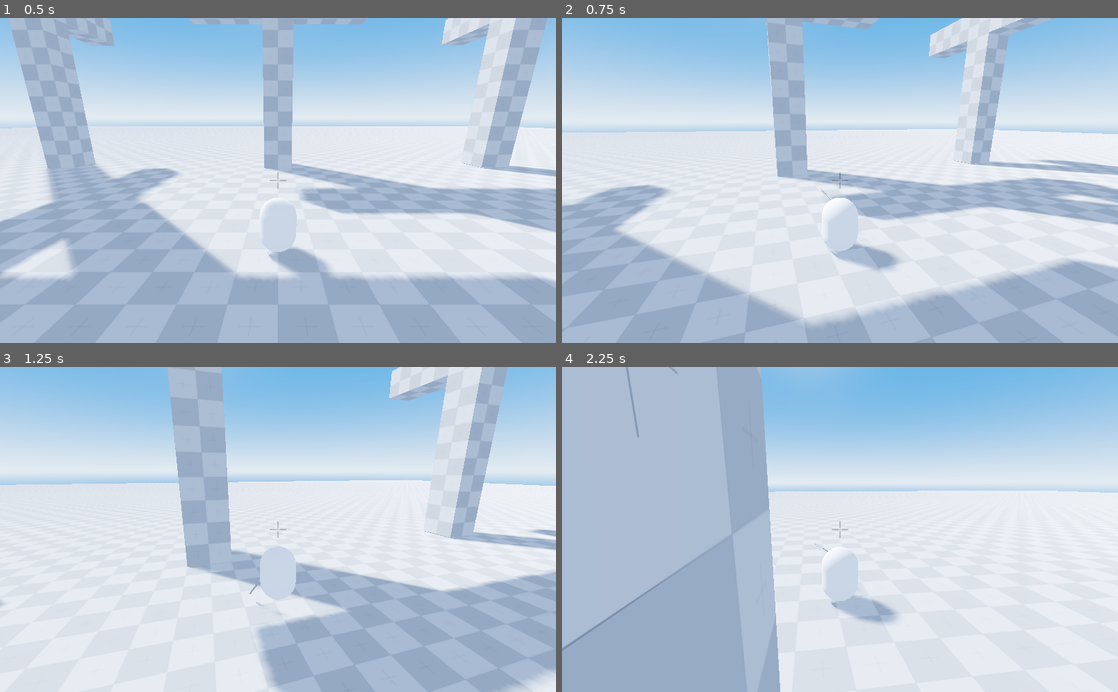
Above: before the commit, frames 1-4 (two rows, left to right).
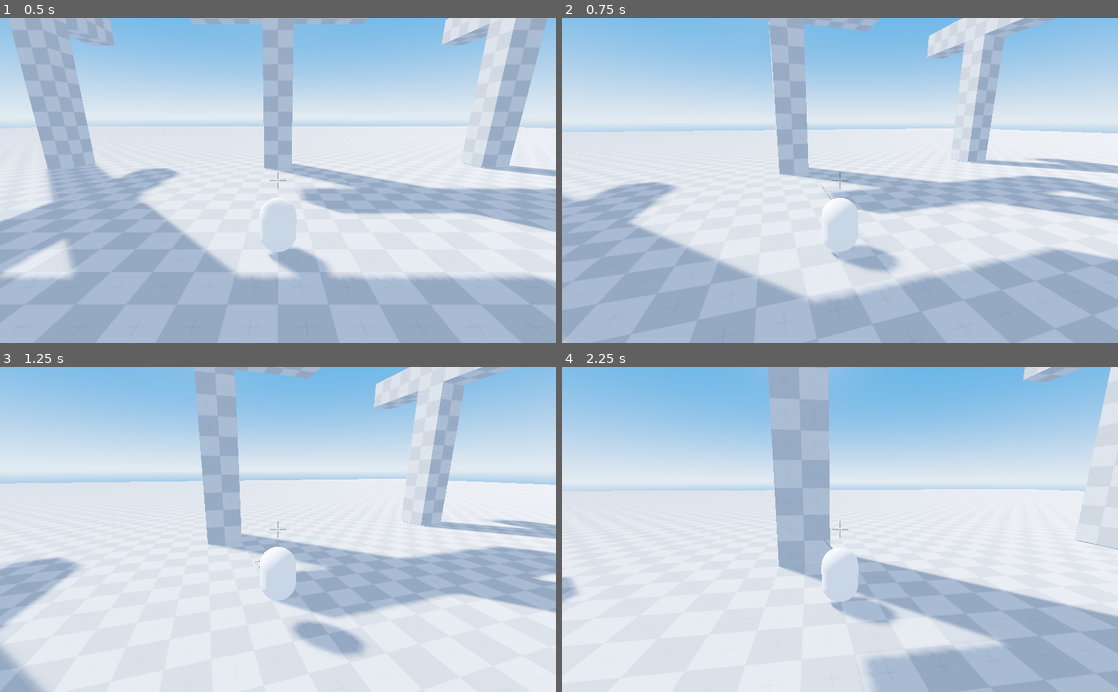
Above: after the commit, the same moments.

Repository: nickyvanurk/game-prototypes
Game: Godot game, scene res://world/world.tscn
Two runs of this game, one before a commit and one after it. Both use one fixed random seed, a clock stepped at 60 frames per second and the inputs below.
Inputs (mouse positions are in pixels of both pictures, inside the frame that each line leads up to):
- Up to frame 1 (0.5 s): no input
- Up to frame 2 (0.75 s): tap Enter at 0.5 s; move the mouse to (867, 180) at 0.52 s; hold W (move_forward) from 0.53 s (still down); hold Right mouse button (grapple) from 0.53 s (still down)
- Up to frame 3 (1.25 s): keep holding W (move_forward); keep holding Right mouse button (grapple); tap Space (jump) at 0.77 s
- Up to frame 4 (2.25 s): keep holding W (move_forward); move the mouse to (812, 529) at 1.27 s; release Right mouse button (grapple) at 1.28 s; tap F (reel_out) at 1.35 s; tap Space (jump) at 1.52 s; move the mouse to (851, 523) at 2.02 s; hold Right mouse button (grapple) from 2.03 s (still down)

Frame 1 is identical in both runs. In frame 2, 9.3% of the frame differs, in the area x 0-100%, y 0-100%; in frame 3, 32%; in frame 4, 54%.

Commit message:
Fine tune

Diff:
--- a/grappling-hook/grappling-hook/grappling_hook.gd
+++ b/grappling-hook/grappling-hook/grappling_hook.gd
@@ -2,7 +2,7 @@
 
 export var min_rope_length = 1
 export var max_rope_length = 50
-export var reel_speed = 3
+export var reel_speed = 5
 
 enum State { Released, Attached, ReelingIn, ReelingOut }
 
--- a/grappling-hook/player/camera.gd
+++ b/grappling-hook/player/camera.gd
@@ -9,8 +9,14 @@
 
 func _input(event):
 	if event.is_action_pressed("ui_cancel"):
-		Input.set_mouse_mode(Input.MOUSE_MODE_VISIBLE)
+		handle_mouse_capture()
 
 func _process(delta):
 	transform.origin = lerp(global_transform.origin, mount.global_transform.origin, 0.5)
 	look_at(pivot.global_transform.origin, Vector3.UP)
+
+func handle_mouse_capture() -> void:
+	if Input.get_mouse_mode() == Input.MOUSE_MODE_CAPTURED:
+		Input.set_mouse_mode(Input.MOUSE_MODE_VISIBLE)
+	else:
+		Input.set_mouse_mode(Input.MOUSE_MODE_CAPTURED)
--- a/grappling-hook/player/player.gd
+++ b/grappling-hook/player/player.gd
@@ -1,8 +1,8 @@
 extends KinematicBody
 
-var speed = 10
+var speed = 5
 var acceleration = 9
-var air_acceleration = 6
+var air_acceleration = 2
 var jump_impulse = 6.2
 
 var direction = Vector3.ZERO
--- a/grappling-hook/player/player.tscn
+++ b/grappling-hook/player/player.tscn
@@ -17,8 +17,8 @@
 [node name="CameraPivot" type="Position3D" parent="."]
 transform = Transform( 1, 0, 0, 0, 1, 0, 0, 0, 1, 0, 2, 0 )
 script = ExtResource( 3 )
-min_pitch = -60.0
-max_pitch = 60.0
+min_pitch = -80.0
+max_pitch = 80.0
 
 [node name="CameraBoom" type="SpringArm" parent="CameraPivot"]
 transform = Transform( 1, 0, 0, 0, 0.965926, 0.258819, 0, -0.258819, 0.965926, 0, 0, 0 )
